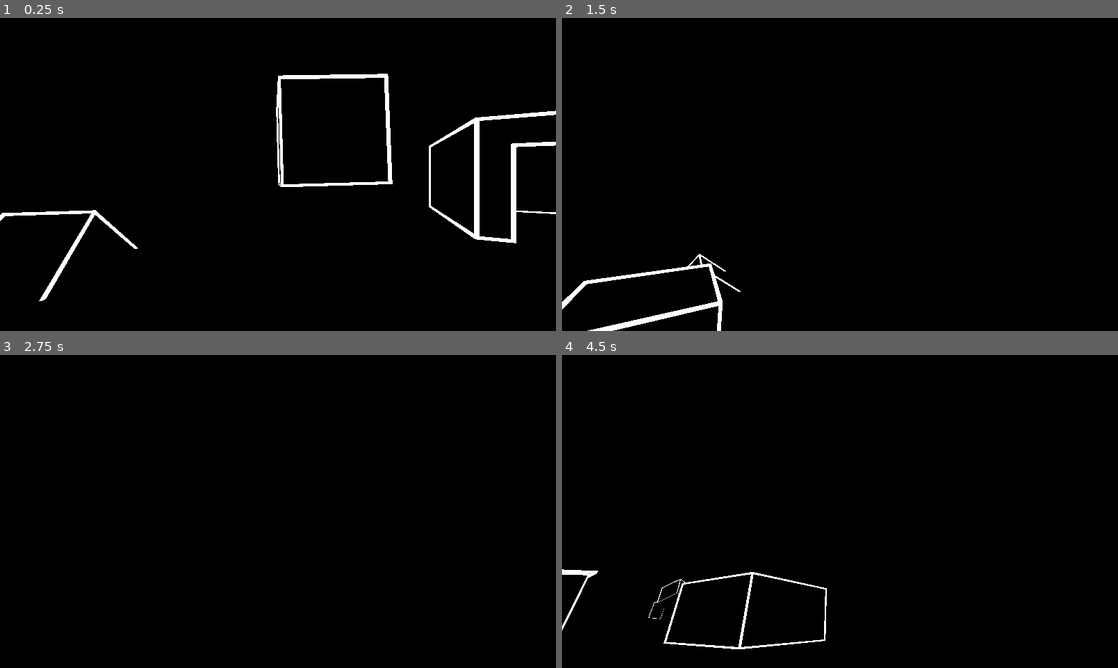
Above: before the commit, frames 1-4 (two rows, left to right).
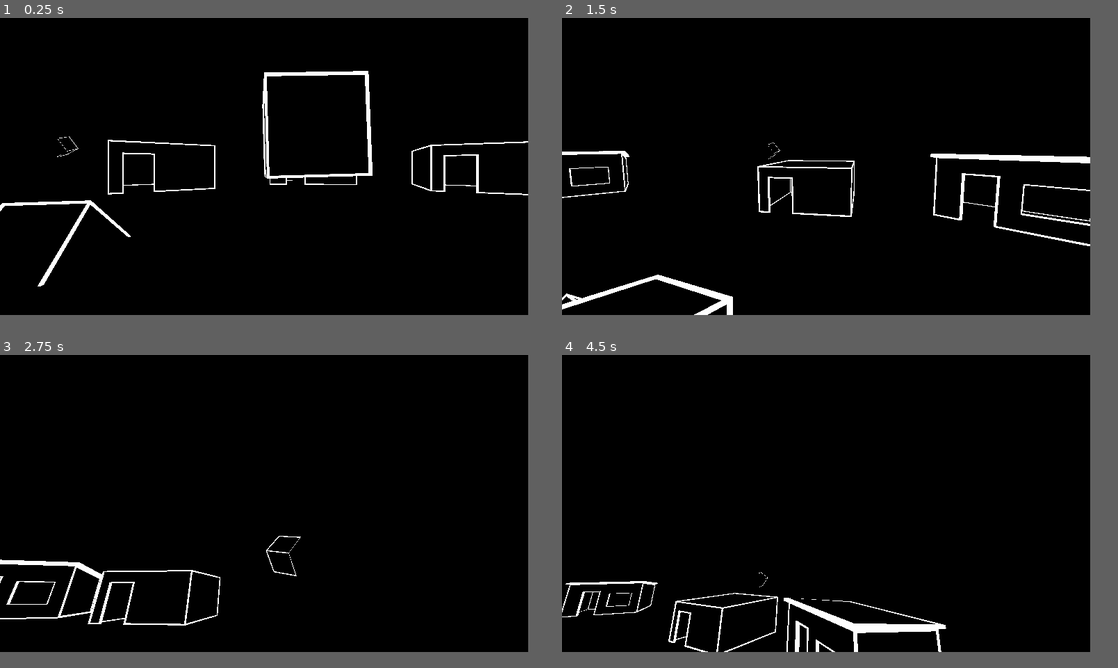
Above: after the commit, the same moments.

Repository: ChasingAir/3d1
Game: Godot game, scene res://Scenes/TestScene.tscn
Same seed, same stepped clock (60 frames per second), same inputs: the game is played once before the commit and once after it.
Inputs (mouse positions are in pixels of both pictures, inside the frame that each line leads up to):
- Up to frame 1 (0.25 s): no input
- Up to frame 2 (1.5 s): tap Enter (ui_accept) at 0.5 s; move the mouse to (867, 174) at 0.52 s; hold W (move_forward) 0.53-1.28 s; hold Shift (move_sprint) 0.53-1.28 s; tap Space (jump) at 0.77 s; move the mouse to (728, 190) at 1.27 s; hold S (move_backward) from 1.28 s (still down); tap Shift (move_sprint) at 1.35 s
- Up to frame 3 (2.75 s): tap Space (jump) at 1.52 s; move the mouse to (333, 442) at 2.02 s; release S (move_backward) at 2.03 s; hold D (move_right) from 2.03 s (still down); hold Shift (move_sprint) from 2.03 s (still down)
- Up to frame 4 (4.5 s): move the mouse to (812, 574) at 2.77 s; release D (move_right) at 2.78 s; release Shift (move_sprint) at 2.78 s; hold W (move_forward) 2.78-3.53 s; tap Shift (move_sprint) at 2.85, 4.35 s; tap Space (jump) at 3.02, 3.77 s; move the mouse to (1006, 558) at 3.52 s; hold Shift (move_sprint) 3.53-4.28 s; hold A (move_left) from 3.53 s (still down); move the mouse to (673, 464) at 4.27 s
In our replay, the window is 800x450 before the commit and 760x427 after it. These sizes can differ from the game's own. Grey fills any space a smaller window leaves; there, only what the larger window draws over its background counts as a difference.

The runs differ from the first frame. In frame 1, 4.6% of the frame differs, in the area x 0-100%, y 16-91%; in frame 2, 3.3%; in frame 3, 1.1%; in frame 4, 2.4%.

Commit message:
updated test area

Diff:
--- a/Scenes/GroundPlane.tscn
+++ b/Scenes/GroundPlane.tscn
@@ -10,12 +10,12 @@
 [node name="GroundPlane" type="Spatial"]
 
 [node name="MeshInstance" type="MeshInstance" parent="."]
-transform = Transform( 20, 0, 0, 0, 0.1, 0, 0, 0, 20, 0, 0, 0 )
+transform = Transform( 50, 0, 0, 0, 0.1, 0, 0, 0, 50, 0, 0, 0 )
 mesh = SubResource( 1 )
 material/0 = SubResource( 2 )
 
 [node name="KinematicBody" type="KinematicBody" parent="."]
 
 [node name="CollisionShape" type="CollisionShape" parent="KinematicBody"]
-transform = Transform( 20, 0, 0, 0, 0.1, 0, 0, 0, 20, 0, 0, 0 )
+transform = Transform( 50, 0, 0, 0, 0.1, 0, 0, 0, 50, 0, 0, 0 )
 shape = SubResource( 3 )
--- a/Scenes/TestScene.tscn
+++ b/Scenes/TestScene.tscn
@@ -24,10 +24,13 @@
 
 [node name="Camera" type="Camera" parent="Player/Head"]
 transform = Transform( -4.37114e-008, 0, 1, 0, 1, 0, -1, 0, -4.37114e-008, 0, 0, 0 )
-far = 200.0
 
 [node name="Tesuto" parent="." instance=ExtResource( 5 )]
 transform = Transform( 1, 0, 0, 0, 1, 0, 0, 0, 1, -5, 3, -1 )
+script = ExtResource( 6 )
+
+[node name="Tesuto8" parent="." instance=ExtResource( 5 )]
+transform = Transform( 1, 0, 0, 0, 1, 0, 0, 0, 1, 31.0555, 3, -23.6616 )
 script = ExtResource( 6 )
 
 [node name="Tesuto3" parent="." instance=ExtResource( 5 )]
@@ -38,16 +41,61 @@
 transform = Transform( 0.144544, 0.939693, 0.309976, -0.397131, 0.34202, -0.851651, -0.906308, 0, 0.422618, 10, 3, 1 )
 script = ExtResource( 6 )
 
+[node name="Tesuto12" parent="." instance=ExtResource( 5 )]
+transform = Transform( 0.144544, 0.939693, 0.309976, -0.397131, 0.34202, -0.851651, -0.906308, 0, 0.422618, 10.4932, 3, -35.6504 )
+script = ExtResource( 6 )
+
+[node name="Tesuto10" parent="." instance=ExtResource( 5 )]
+transform = Transform( 0.144544, 0.939693, 0.309976, -0.397131, 0.34202, -0.851651, -0.906308, 0, 0.422618, 7.34848, 3.54719, 23.09 )
+script = ExtResource( 6 )
+
 [node name="Tesuto5" parent="." instance=ExtResource( 5 )]
 transform = Transform( 0.109382, -0.965926, 0.23457, 0.408218, 0.258819, 0.875426, -0.906308, 0, 0.422618, 5, 5, 7 )
+script = ExtResource( 6 )
+
+[node name="Tesuto11" parent="." instance=ExtResource( 5 )]
+transform = Transform( 0.109382, -0.965926, 0.23457, 0.408218, 0.258819, 0.875426, -0.906308, 0, 0.422618, 28.6273, 5, -4.57942 )
+script = ExtResource( 6 )
+
+[node name="Tesuto7" parent="." instance=ExtResource( 5 )]
+transform = Transform( 0.109382, -0.965926, 0.23457, 0.408218, 0.258819, 0.875426, -0.906308, 0, 0.422618, -10.4412, 5, -28.1541 )
+script = ExtResource( 6 )
+
+[node name="Tesuto6" parent="." instance=ExtResource( 5 )]
+transform = Transform( 0.109382, -0.965926, 0.23457, 0.408218, 0.258819, 0.875426, -0.906308, 0, 0.422618, -29.9372, 5, 28.5097 )
 script = ExtResource( 6 )
 
 [node name="Tesuto2" parent="." instance=ExtResource( 5 )]
 transform = Transform( 0.642788, 0.766044, 0, -0.766044, 0.642788, 0, 0, 0, 1, -5, 0, 5 )
 script = ExtResource( 6 )
 
+[node name="Tesuto9" parent="." instance=ExtResource( 5 )]
+transform = Transform( 0.642788, 0.766044, 0, -0.766044, 0.642788, 0, 0, 0, 1, 26.1786, 0, 20.5093 )
+script = ExtResource( 6 )
+
 [node name="house" parent="." instance=ExtResource( 7 )]
-transform = Transform( 0.906308, 0, -0.422618, 0, 1, 0, 0.422618, 0, 0.906308, -9.26165, 1.09185, -11.7887 )
+transform = Transform( 0.906308, 0, -0.422618, 0, 1, 0, 0.422618, 0, 0.906308, -20.0892, 1.09185, -19.5958 )
+
+[node name="house2" parent="." instance=ExtResource( 7 )]
+transform = Transform( 0.875621, 0, 0.482999, 0, 1, 0, -0.482999, 0, 0.875621, -20.9325, 1.17667, 9.8876 )
+
+[node name="house3" parent="." instance=ExtResource( 7 )]
+transform = Transform( -0.999569, 0, 0.0293579, 0, 1, 0, -0.0293579, 0, -0.999569, 37.962, 1.17956, 5.72539 )
+
+[node name="house5" parent="." instance=ExtResource( 7 )]
+transform = Transform( -0.0728259, 0, 0.997345, 0, 1, 0, -0.997345, 0, -0.0728259, 12.4602, 1.46839, 39.8215 )
+
+[node name="house4" parent="." instance=ExtResource( 7 )]
+transform = Transform( -0.999569, 0, 0.0293579, 0, 1, 0, -0.0293579, 0, -0.999569, 40.4938, 1.15358, -12.8247 )
 
 [node name="hut" parent="." instance=ExtResource( 8 )]
 transform = Transform( 0.866025, 0, -0.5, 0, 1, 0, 0.5, 0, 0.866025, 10.5793, 0.683092, -13.9426 )
+
+[node name="hut2" parent="." instance=ExtResource( 8 )]
+transform = Transform( 0.0633033, 0, 0.997994, 0, 1, 0, -0.997994, 0, 0.0633033, -26.8959, 0.683092, -5.63934 )
+
+[node name="hut3" parent="." instance=ExtResource( 8 )]
+transform = Transform( -0.980044, 0, 0.19878, 0, 1, 0, -0.19878, 0, -0.980044, -6.08592, 0.683092, 36.0379 )
+
+[node name="hut4" parent="." instance=ExtResource( 8 )]
+transform = Transform( -0.923668, 0, -0.383195, 0, 1, 0, 0.383195, 0, -0.923668, 30.753, 0.683092, 35.5692 )
--- a/default_env.tres
+++ b/default_env.tres
@@ -6,3 +6,8 @@
 background_mode = 1
 background_sky = SubResource( 1 )
 ambient_light_color = Color( 1, 1, 1, 1 )
+fog_color = Color( 1, 0, 0, 1 )
+fog_sun_color = Color( 0, 0, 0, 1 )
+fog_depth_begin = 40.4
+fog_depth_end = 525.2
+fog_depth_curve = 0.366025
--- a/project.godot
+++ b/project.godot
@@ -23,8 +23,8 @@
 
 [display]
 
-window/size/width=1280
-window/size/height=720
+window/size/width=760
+window/size/height=427
 window/size/fullscreen=true
 window/stretch/mode="viewport"
 
Not shown, changed: build/test/testbuild1.pck
